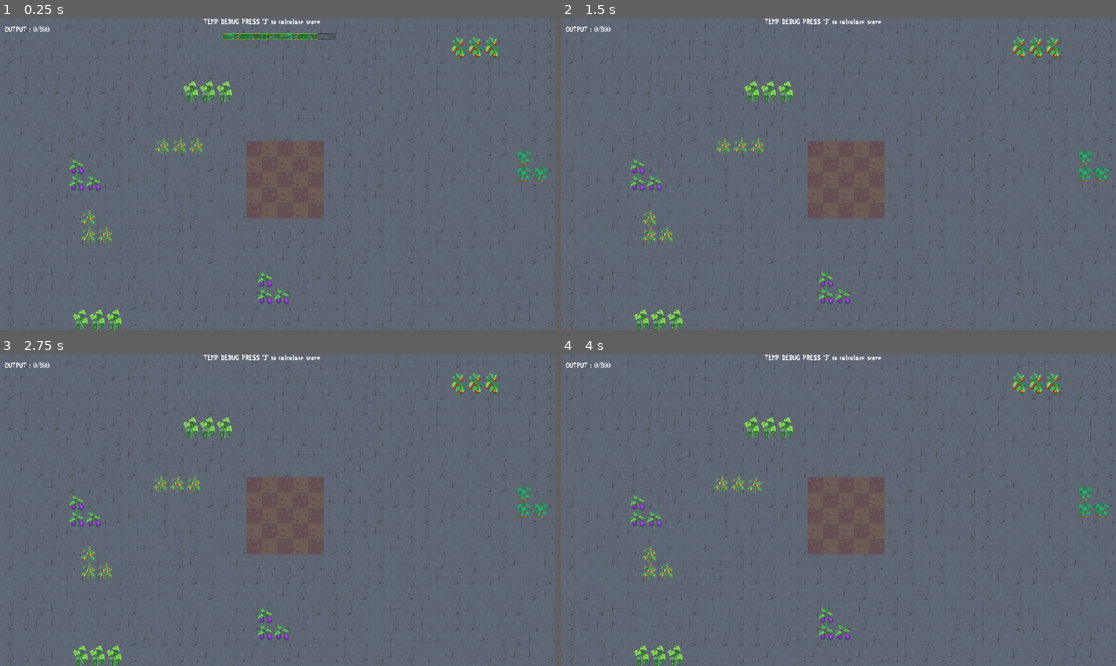
Above: before the commit, frames 1-4 (two rows, left to right).
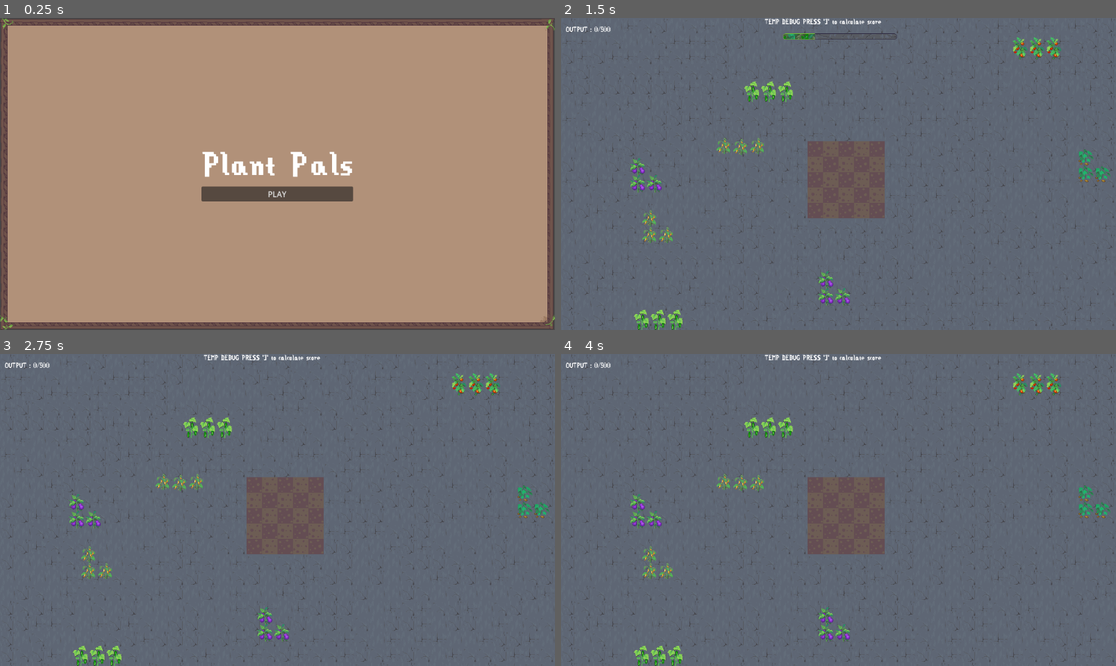
Above: after the commit, the same moments.

Repository: Ihmayor/Growup_GameJam_2025
Game: Godot game, scene res://scenes/start_scene.tscn
Two runs of this game, one before a commit and one after it. Both use one fixed random seed, a clock stepped at 60 frames per second and the inputs below. Before the commit the project starts from res://main_garden.tscn.
Inputs (mouse positions are in pixels of both pictures, inside the frame that each line leads up to):
- Up to frame 1 (0.25 s): no input
- Up to frame 2 (1.5 s): click (838, 192) at 0.5 s, where only the run after the commit has a clickable "PLAY"; tap J (test_calculate) at 1.25 s; move the mouse to (738, 145) at 1.27 s; hold E (rotate_right) from 1.28 s (still down); hold Right mouse button (Shovel) from 1.28 s (still down)
- Up to frame 3 (2.75 s): tap J (test_calculate) at 2 s; move the mouse to (177, 481) at 2.02 s; release E (rotate_right) at 2.03 s; release Right mouse button (Shovel) at 2.03 s; hold Q (rotate_left) from 2.03 s (still down); click (177, 481) at 2.1 s
- Up to frame 4 (4 s): tap J (test_calculate) at 2.75 s; move the mouse to (721, 485) at 2.77 s; release Q (rotate_left) at 2.78 s; hold J (test_calculate) 2.78-3.53 s; hold E (rotate_right) from 2.78 s (still down); move the mouse to (755, 485) at 3.52 s; right-click (755, 485) at 3.6 s

The runs differ from the first frame. In frame 1, 99% of the frame differs, in the area x 0-100%, y 0-100%; in frame 2, 0.2%; in frame 3, 0.2%; in frame 4, 0.2%.

Commit message:
Added Start Scene

Diff:
--- a/grow_up_game_jam_2025/project.godot
+++ b/grow_up_game_jam_2025/project.godot
@@ -11,7 +11,7 @@
 [application]
 
 config/name="grow_up_game_jam_2025"
-run/main_scene="uid://crcpgigdfgcgt"
+run/main_scene="uid://c3kxwube2sd38"
 config/features=PackedStringArray("4.4", "GL Compatibility")
 config/icon="res://icon.svg"
 
--- /dev/null
+++ b/grow_up_game_jam_2025/scenes/start_scene.gd
@@ -0,0 +1,4 @@
+extends Node2D
+
+func start_game():
+	get_tree().change_scene_to_file("res://main_garden.tscn")
--- a/grow_up_game_jam_2025/scenes/start_scene.tscn
+++ b/grow_up_game_jam_2025/scenes/start_scene.tscn
@@ -1,9 +1,11 @@
-[gd_scene load_steps=3 format=3 uid="uid://c3kxwube2sd38"]
+[gd_scene load_steps=4 format=3 uid="uid://c3kxwube2sd38"]
 
 [ext_resource type="PackedScene" uid="uid://14kx06325vrt" path="res://scenes/UI/text_box.tscn" id="1_cokmr"]
+[ext_resource type="Script" uid="uid://d2dtv6sq0ykp8" path="res://scenes/start_scene.gd" id="1_u7rsi"]
 [ext_resource type="Theme" uid="uid://be0cfe1malgy4" path="res://scripts/Resources/Theme/Main_Theme.tres" id="2_3tgnh"]
 
 [node name="StartScene" type="Node2D"]
+script = ExtResource("1_u7rsi")
 
 [node name="CanvasLayer" type="CanvasLayer" parent="."]
 
@@ -39,3 +41,5 @@
 theme = ExtResource("2_3tgnh")
 text = "PLAY
 "
+
+[connection signal="pressed" from="CanvasLayer/Control/CenterContainer/VBoxContainer/Button" to="." method="start_game"]
Not shown, added: grow_up_game_jam_2025/scenes/start_scene.gd.uid
